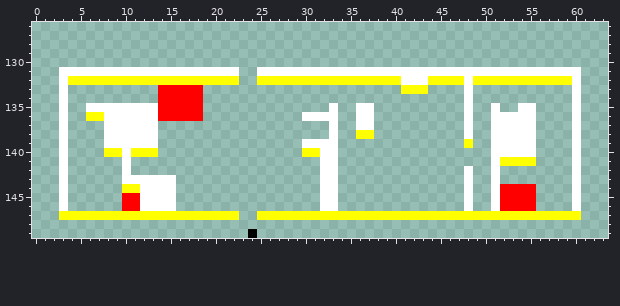
Two versions of one sprite sheet, RDEngineContent/Sprites/Layout.png. Above: the version before the commit.
The file is 64x150 pixels. Shown: x 0..63, y 126..149.
After the commit:
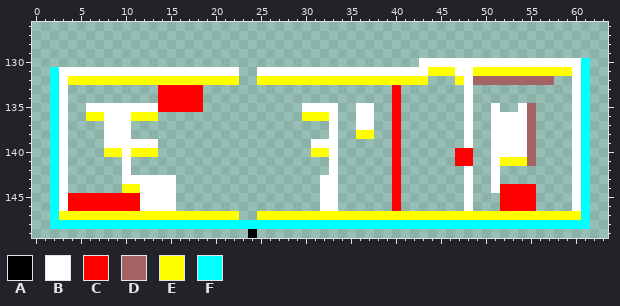
Palette (. is transparent): A #000000  B #ffffff  C #ff0000  D #a66363  E #ffff00  F #00ffff
Diff:
{"y":130,"x":43,"old":"...................","new":"BBBBBBBBBBBBBBBBBBF"}
{"y":131,"x":2,"old":".","new":"F"}
{"y":131,"x":44,"old":"BBB","new":"EEE"}
{"y":131,"x":49,"old":"BBBBBBBBBBB","new":"EEEEEEEEEEE"}
{"y":131,"x":61,"old":".","new":"F"}
{"y":132,"x":2,"old":".","new":"F"}
{"y":132,"x":41,"old":"BBBEEE","new":"EEE..."}
{"y":132,"x":49,"old":"EEEEEEEEEEE","new":"DDDDDDDDD.."}
{"y":132,"x":61,"old":".","new":"F"}
{"y":133,"x":2,"old":".","new":"F"}
{"y":133,"x":40,"old":".EEE","new":"C..."}
{"y":133,"x":61,"old":".","new":"F"}
{"y":134,"x":2,"old":".","new":"F"}
{"y":134,"x":40,"old":".","new":"C"}
{"y":134,"x":61,"old":".","new":"F"}
{"y":135,"x":2,"old":".","new":"F"}
{"y":135,"x":30,"old":"...","new":"BBB"}
{"y":135,"x":40,"old":".","new":"C"}
{"y":135,"x":55,"old":"B","new":"D"}
{"y":135,"x":61,"old":".","new":"F"}
{"y":136,"x":2,"old":".","new":"F"}
{"y":136,"x":11,"old":"BBBCCCCC","new":"EEE....."}
{"y":136,"x":30,"old":"BBB","new":"EEE"}
{"y":136,"x":40,"old":".","new":"C"}
{"y":136,"x":55,"old":"B","new":"D"}
{"y":136,"x":61,"old":".","new":"F"}
{"y":137,"x":2,"old":".","new":"F"}
{"y":137,"x":11,"old":"BBB","new":"..."}
{"y":137,"x":40,"old":".","new":"C"}
{"y":137,"x":55,"old":"B","new":"D"}
{"y":137,"x":61,"old":".","new":"F"}
{"y":138,"x":2,"old":".","new":"F"}
{"y":138,"x":11,"old":"BBB","new":"..."}
{"y":138,"x":40,"old":".","new":"C"}
{"y":138,"x":55,"old":"B","new":"D"}
{"y":138,"x":61,"old":".","new":"F"}
{"y":139,"x":2,"old":".","new":"F"}
{"y":139,"x":30,"old":"B","new":"."}
{"y":139,"x":40,"old":".","new":"C"}
{"y":139,"x":48,"old":"E","new":"B"}
{"y":139,"x":55,"old":"B","new":"D"}
{"y":139,"x":61,"old":".","new":"F"}
{"y":140,"x":2,"old":".","new":"F"}
{"y":140,"x":30,"old":"E","new":"."}
{"y":140,"x":32,"old":"B","new":"E"}
{"y":140,"x":40,"old":".","new":"C"}
{"y":140,"x":47,"old":"..","new":"CC"}
{"y":140,"x":55,"old":"B","new":"D"}
{"y":140,"x":61,"old":".","new":"F"}
{"y":141,"x":2,"old":".","new":"F"}
{"y":141,"x":32,"old":"B","new":"."}
{"y":141,"x":40,"old":".","new":"C"}
{"y":141,"x":47,"old":"..","new":"CC"}
{"y":141,"x":55,"old":"E","new":"D"}
{"y":141,"x":61,"old":".","new":"F"}
{"y":142,"x":2,"old":".","new":"F"}
{"y":142,"x":32,"old":"B","new":"."}
{"y":142,"x":40,"old":".","new":"C"}
{"y":142,"x":61,"old":".","new":"F"}
{"y":143,"x":2,"old":".","new":"F"}
{"y":143,"x":40,"old":".","new":"C"}
{"y":143,"x":61,"old":".","new":"F"}
{"y":144,"x":2,"old":".","new":"F"}
{"y":144,"x":40,"old":".","new":"C"}
{"y":144,"x":61,"old":".","new":"F"}
{"y":145,"x":2,"old":".","new":"F"}
{"y":145,"x":4,"old":"......","new":"CCCCCC"}
{"y":145,"x":40,"old":".","new":"C"}
{"y":145,"x":51,"old":"B","new":"."}
{"y":145,"x":61,"old":".","new":"F"}
{"y":146,"x":2,"old":".","new":"F"}
{"y":146,"x":4,"old":"......","new":"CCCCCC"}
{"y":146,"x":40,"old":".","new":"C"}
{"y":146,"x":51,"old":"B","new":"."}
{"y":146,"x":61,"old":".","new":"F"}
{"y":147,"x":2,"old":".","new":"F"}
{"y":147,"x":61,"old":".","new":"F"}
{"y":148,"x":2,"old":"............................................................","new":"FFFFFFFFFFFFFFFFFFFFFFFFFFFFFFFFFFFFFFFFFFFFFFFFFFFFFFFFFFFF"}
